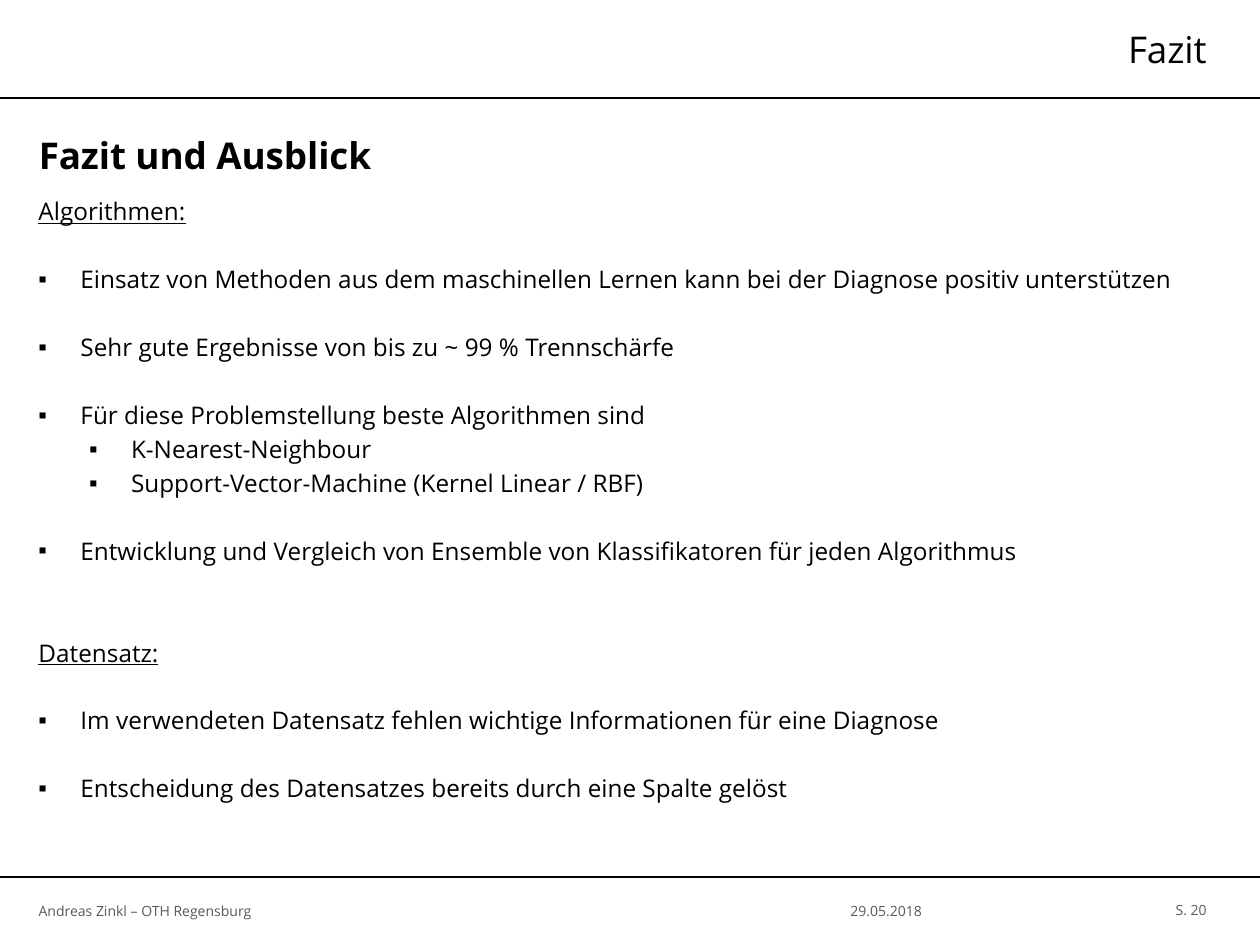
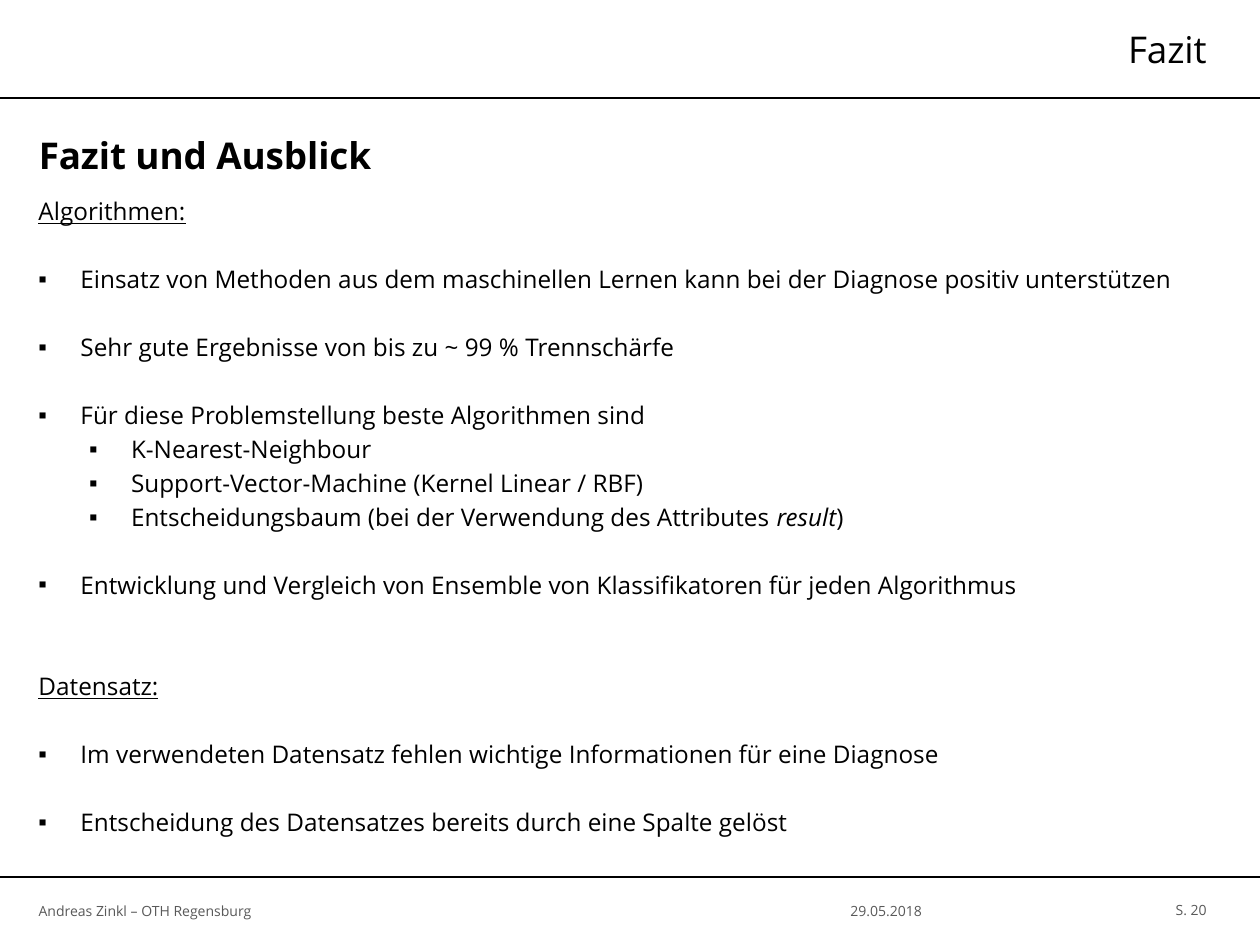
Before and after one commit to zinklandi/Autism_Classification_Paper, a slide deck: slide 20 of IML-Praesentation.pptx. Drawn at 1260x945 pixels with LibreOffice and Linux fonts; fonts in the diff are those of the drawing; background and template pictures are left out. Boxes give left, top, right and bottom in pixels: in the first picture for what was removed or moved away, otherwise in the second. Text is boxed around its words. In the diff, an @@ line names an element or a change of style, - is before the commit and + after.

```diff
--- a/IML-Praesentation.pptx
+++ b/IML-Praesentation.pptx
@@ text at (131,507,844,532): paragraph added @@
+  ▪ Entscheidungsbaum (bei der Verwendung des Attributes result)
```
Also in this commit, not shown: 6 other slides changed, 12 other files.
